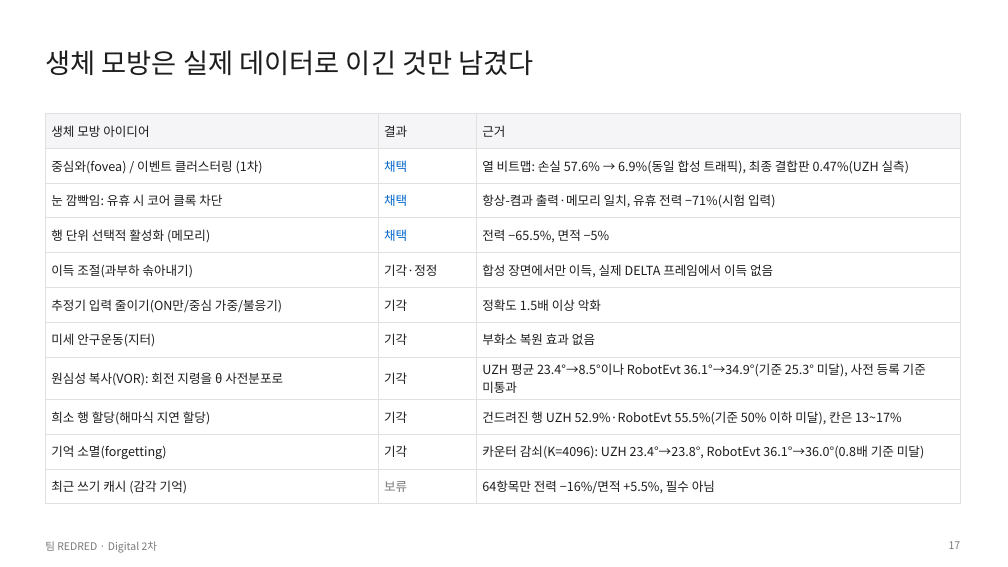
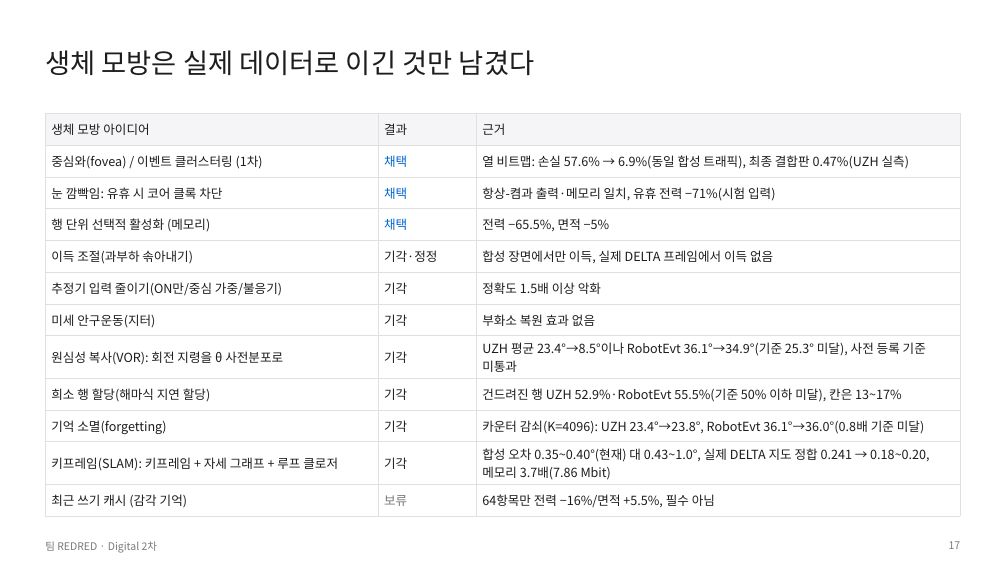
Before and after one commit to GangHeeJo/AI-SEMI, a slide deck: slide 17 of submission/REDRED_2차_발표자료.pptx. Drawn at 1008x567 pixels with LibreOffice and Linux fonts; fonts in the diff are those of the drawing. Boxes give left, top, right and bottom in pixels: in the first picture for what was removed or moved away, otherwise in the second. Text is boxed around its words. In the diff, an @@ line names an element or a change of style, - is before the commit and + after.

```diff
--- a/submission/REDRED_2차_발표자료.pptx
+++ b/submission/REDRED_2차_발표자료.pptx
@@ table at bbox=[45, 113, 960, 512] @@
+row 11: 키프레임(SLAM): 키프레임 + 자세 그래프 + 루프 클로저 | 기각 | 합성 오차 0.35~0.40°(현재) 대 0.43~1.0°, 실제 DELTA 지도 정합 0.241 → 0.18~0.20, 메모리 3.7배(7.86 Mbit)
```
Also in this commit, not shown: 4 other slides changed, 2 other files.
